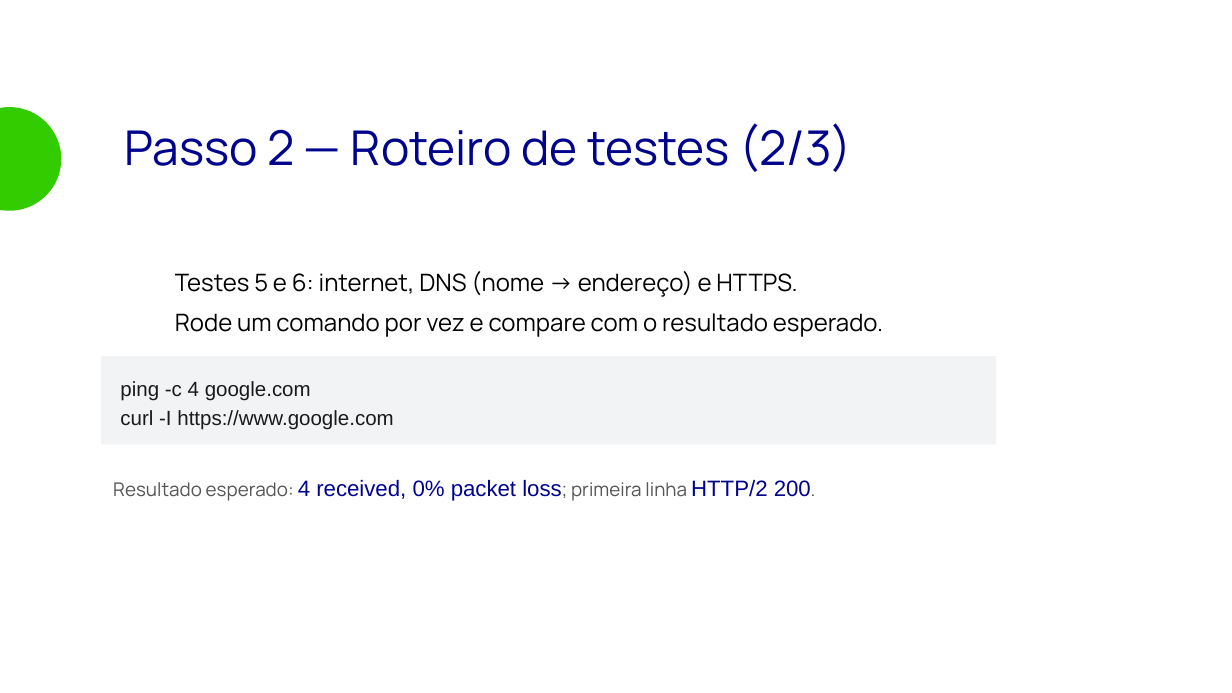
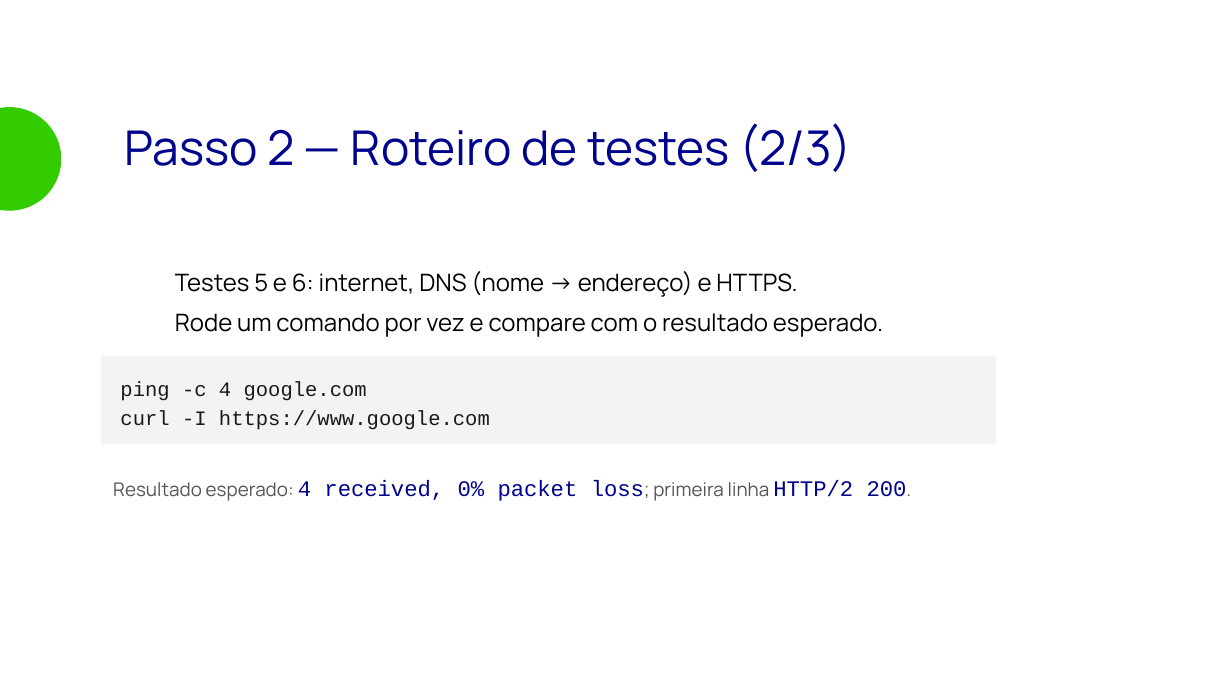
Before and after one commit to matera-vrn/bootcamp-devops-2026, a slide deck: slide 21 of aulas/aula-01-devops-overview/slides/aula-01.odp. Drawn at 1232x693 pixels with LibreOffice and Linux fonts; fonts in the diff are those of the drawing; background and template pictures are left out. Boxes give left, top, right and bottom in pixels: in the first picture for what was removed or moved away, otherwise in the second. Text is boxed around its words. In the diff, an @@ line names an element or a change of style, - is before the commit and + after.

```diff
--- a/aulas/aula-01-devops-overview/slides/aula-01.odp
+++ b/aulas/aula-01-devops-overview/slides/aula-01.odp
@@ rectangle "ping -c 4 google.com" at (101,356,995,445): font Arial to Courier New @@
@@ text "Resultado esperado: 4 received, 0% ..." at (113,480,907,501): font Arial to Courier New in "4 received, 0% packet loss; HTTP/2 200." @@
```
Also in this commit, not shown: 11 other slides changed, 11 other files.
